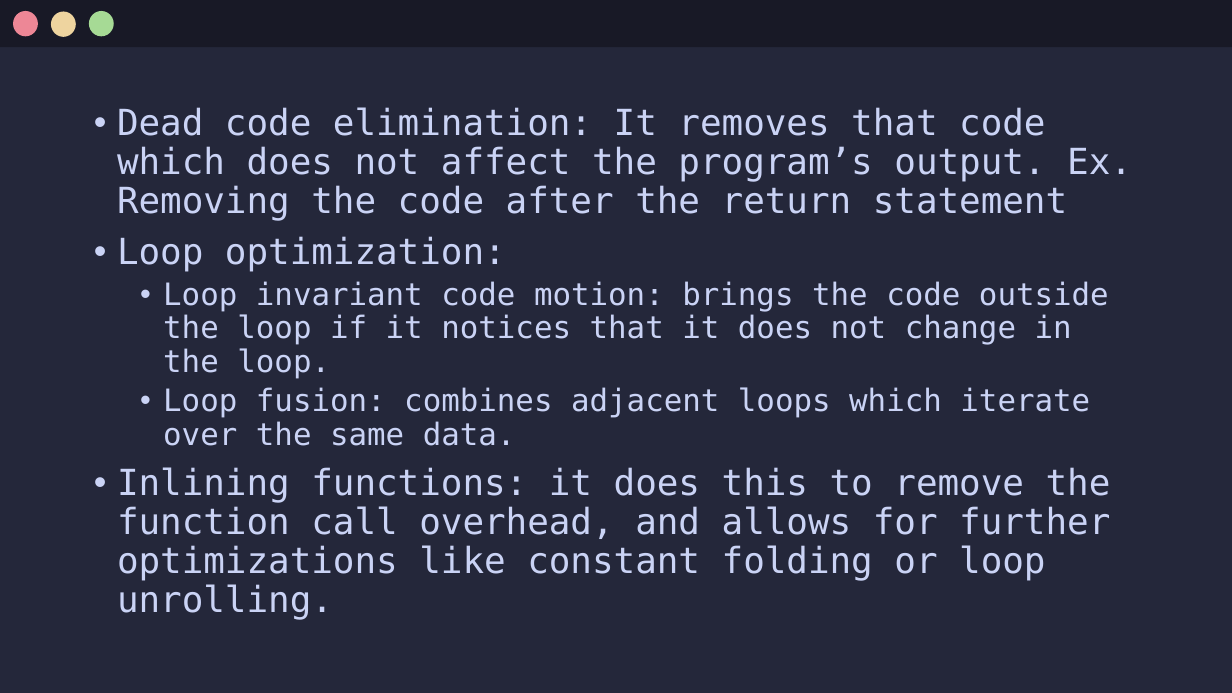
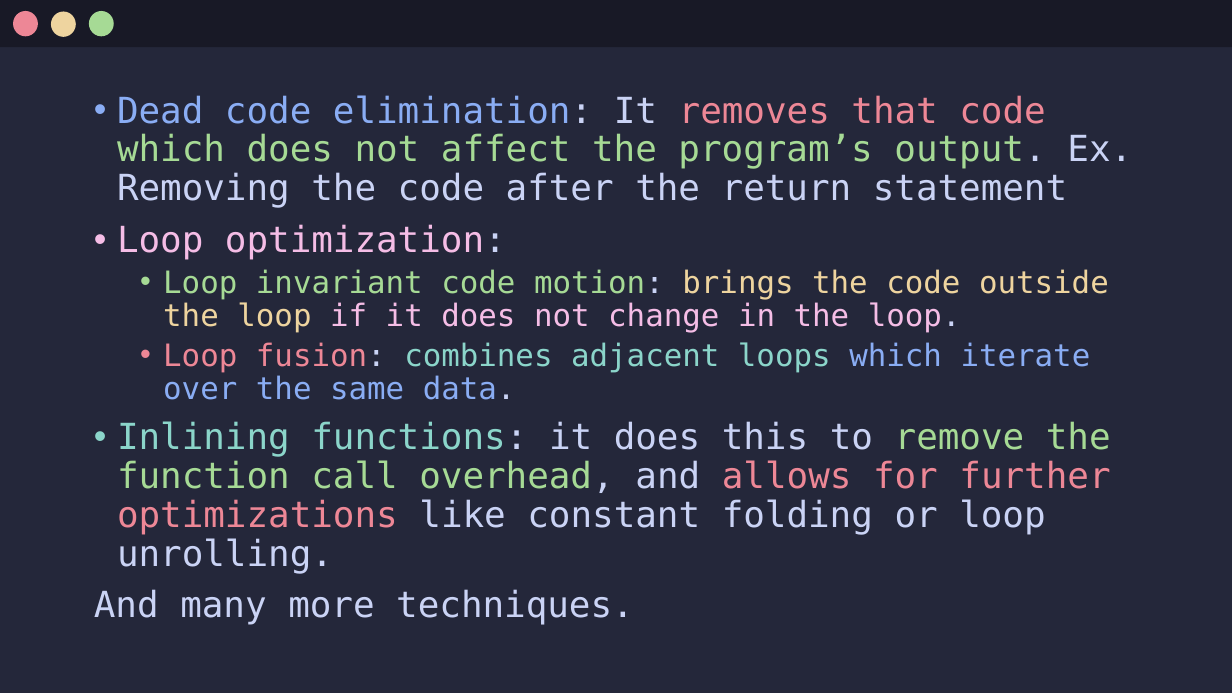
Before and after one commit to Jx-ls/custom-compiler, a slide deck: slide 19 of Compilers.pptx. Drawn at 1232x693 pixels with LibreOffice and Linux fonts; fonts in the diff are those of the drawing. Boxes give left, top, right and bottom in pixels: in the first picture for what was removed or moved away, otherwise in the second. Text is boxed around its words. In the diff, an @@ line names an element or a change of style, - is before the commit and + after.

Commit message:
add colours to remaining stuff

```diff
--- a/Compilers.pptx
+++ b/Compilers.pptx
@@ text "Dead code elimination: It removes ...": place and size @@
-text "Dead code elimination: It removes ..." at box(117, 107, 1132, 620)
+text "Dead code elimination: It removes ..." at box(94, 95, 1132, 625)
@@ text at box(117, 95, 1132, 574): text colour #CAD3F5 to #8AADF4 in "Dead code elimination:", "which iterate over the same data."; text colour #CAD3F5 to #ED8796 in "removes that code", "Loop fusion:", "allows for further optimizations"; text colour #CAD3F5 to #A6DA95 in "which does not affect the program’s output.", "remove the function call overhead,"; text colour #CAD3F5 to #F5BDE6 in "Loop optimization:"; text colour #CAD3F5 to #8BD5CA in "combines adjacent loops", "Inlining functions:" @@
@@ text at box(163, 269, 1109, 333): text changed; text colour #CAD3F5 to #EED49F @@
-  • Loop invariant code motion: brings the code outside the loop if it notices that it does not change in the loop.
+  • Loop invariant code motion: brings the code outside the loop if it does not change in the loop.
@@ text at box(94, 589, 634, 625): paragraph added @@
+And many more techniques.
```
Also in this commit, not shown: 3 other slides changed.
